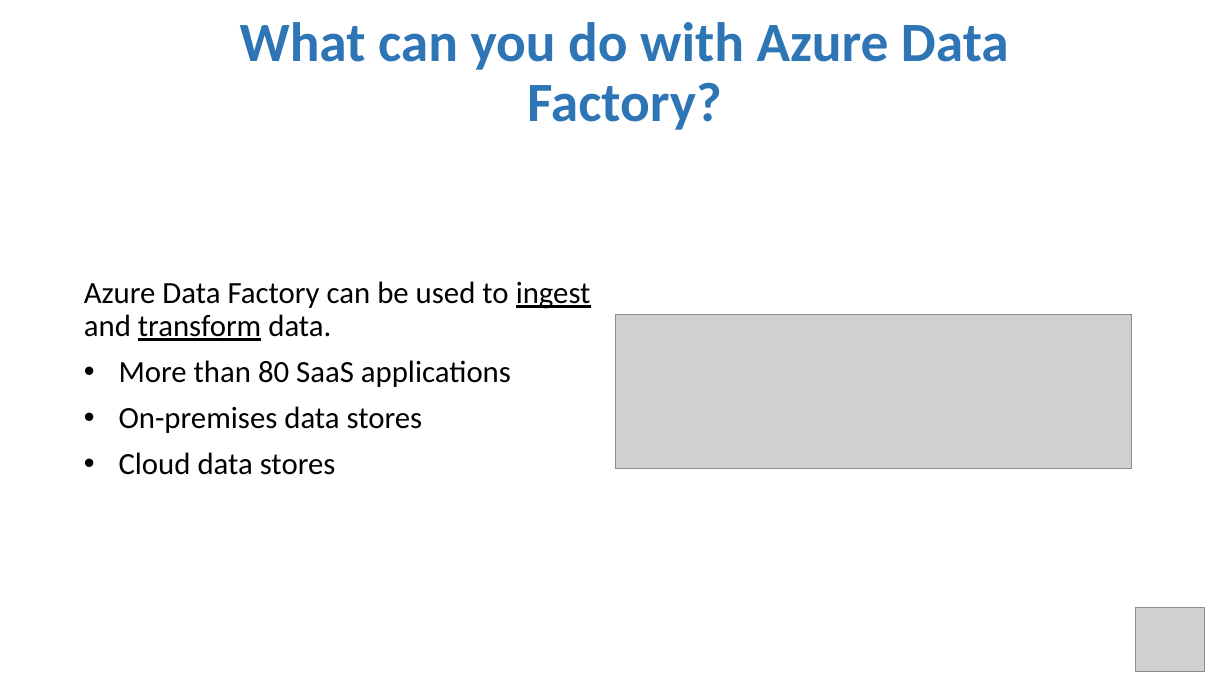
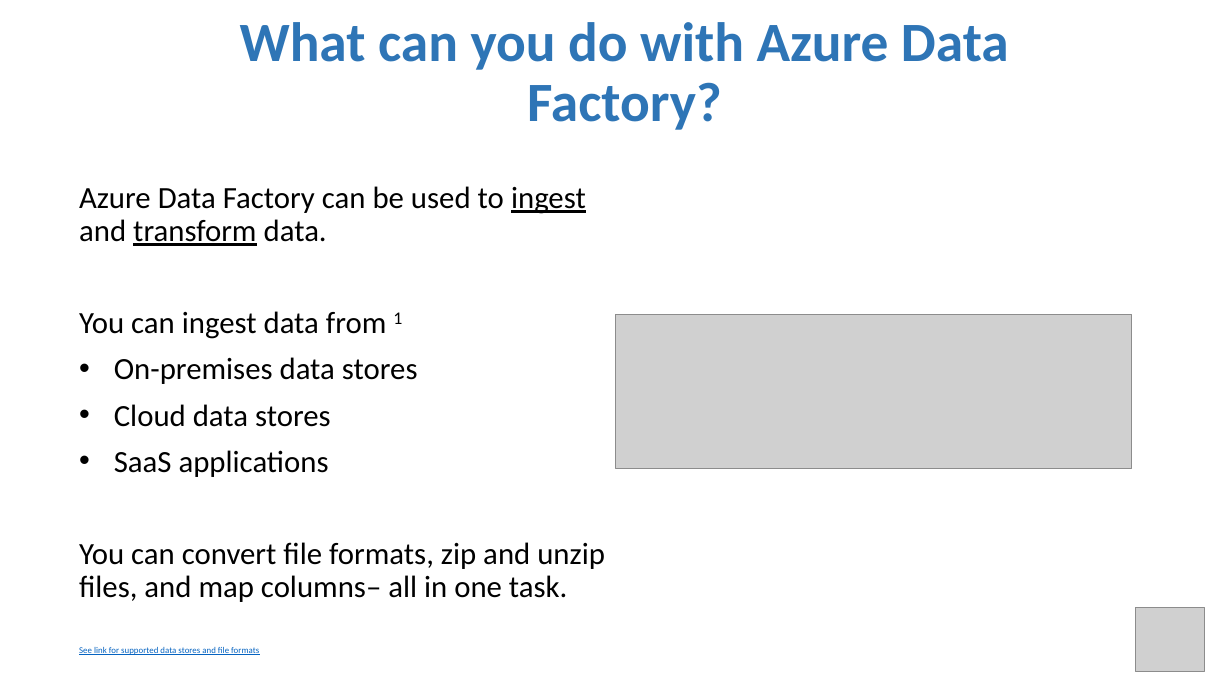
Before and after one commit to MarcusMLarsson/Azure-Data-Factory-Demo, a slide deck: slide 3 of pptx.pptx. Drawn at 1232x693 pixels with LibreOffice and Linux fonts; fonts in the diff are those of the drawing; grey boxes stand for pictures. Boxes give left, top, right and bottom in pixels: in the first picture for what was removed or moved away, otherwise in the second. Text is boxed around its words. In the diff, an @@ line names an element or a change of style, - is before the commit and + after.

Commit message:
update

```diff
--- a/pptx.pptx
+++ b/pptx.pptx
@@ subtitle "Azure Data Factory can be ...": place and size @@
-subtitle "Azure Data Factory can be ..." at bbox=[84, 281, 591, 475]
+subtitle "Azure Data Factory can be ..." at bbox=[79, 186, 605, 602]
@@ subtitle at bbox=[79, 311, 402, 339]: text changed @@
-• More than 80 SaaS applications
+You can ingest data from 1
@@ subtitle at bbox=[79, 450, 605, 602]: paragraphs added @@
+• SaaS applications
+You can convert file formats, zip and unzip files, and map columns– all in one task.
@@ text added at bbox=[79, 647, 259, 655], 12 pt, text #0563C1, underline @@
+See link for supported data stores and file formats
```
Also in this commit, not shown: 1 other slide changed.
